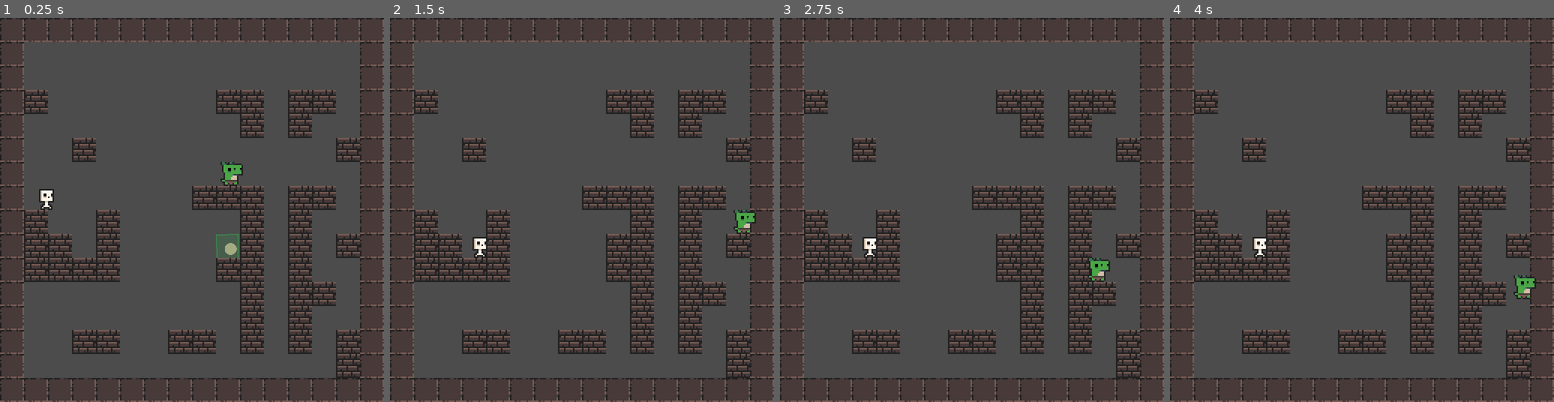
Above: before the commit, frames 1-4 (left to right).
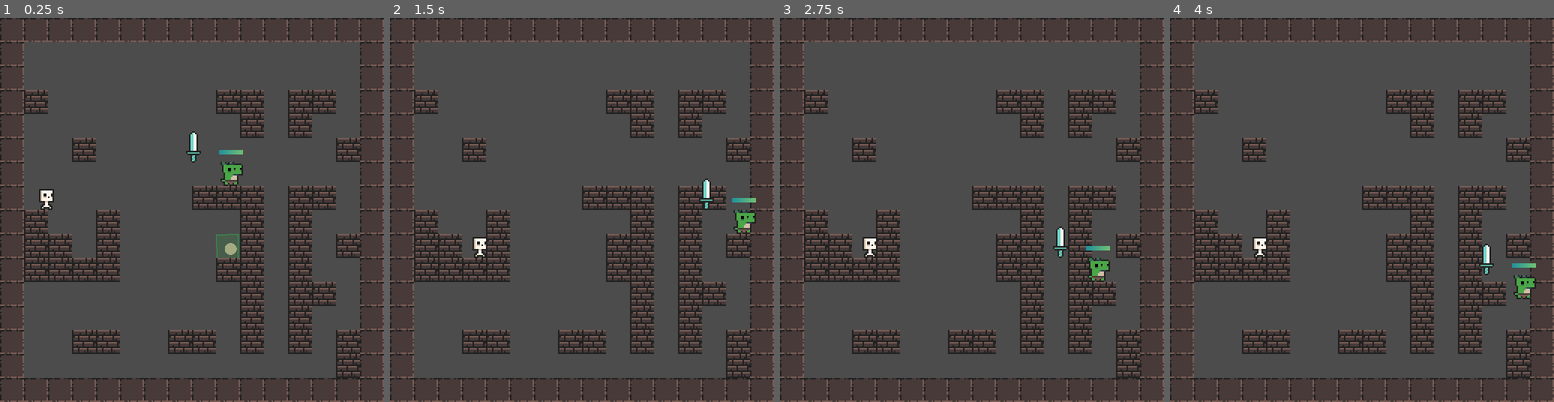
Above: after the commit, the same moments.

Repository: michsa/dinosaur-jumping
Game: Godot game, scene res://tower.tscn
Two runs of this game, one before a commit and one after it. Both use one fixed random seed, a clock stepped at 60 frames per second and the inputs below. The engine's default icon, where the game draws it, is replaced by a stand-in: a white triangle on a blue panel in a dark square.
Inputs (mouse positions are in pixels of both pictures, inside the frame that each line leads up to):
- Up to frame 1 (0.25 s): no input
- Up to frame 2 (1.5 s): move the mouse to (666, 190) at 0.52 s; press the mouse at (666, 190) at 0.53 s; hold D (right) from 0.53 s (still down); tap Space (jump) at 0.77 s; move the mouse to (505, 229) at 1.27 s; release the mouse at (505, 229) at 1.28 s; right-click (505, 229) at 1.35 s
- Up to frame 3 (2.75 s): tap Space (jump) at 1.52 s; move the mouse to (1010, 125) at 2.02 s; release D (right) at 2.03 s; press the mouse at (1010, 125) at 2.03 s; hold A (left) from 2.03 s (still down)
- Up to frame 4 (4 s): move the mouse to (1342, 286) at 2.77 s; release A (left) at 2.78 s; release the mouse at (1342, 286) at 2.78 s; hold D (right) from 2.78 s (still down); right-click (1342, 286) at 2.85 s; tap Space (jump) at 3.02, 3.77 s; move the mouse to (1477, 267) at 3.52 s; press the mouse at (1477, 267) at 3.53 s

The runs differ from the first frame. In frame 1, 0.3% of the frame differs, in the area x 48-64%, y 29-38%; in frame 2, 0.2%; in frame 3, 0.3%; in frame 4, 0.3%.

Commit message:
add sword + hp bar

Diff:
--- a/player.gd
+++ b/player.gd
@@ -3,6 +3,8 @@
 var MAX_RUN_SPEED = 150
 var MAX_JUMP_SPEED = 400
 var GRAVITY = 200
+
+var hp = 100
 
 var run_speed = 0
 var jump_speed = 0
@@ -14,6 +16,8 @@
 	return position + $cursor.cast_to
 
 func _physics_process(delta):
+	$hp_bar.value = hp
+
 	var right = Input.is_action_pressed('right')
 	var left = Input.is_action_pressed('left')
 	var jumping = Input.is_action_pressed('jump')
--- a/player.tscn
+++ b/player.tscn
@@ -1,11 +1,15 @@
-[gd_scene load_steps=5 format=2]
+[gd_scene load_steps=7 format=2]
 
 [ext_resource path="res://0x72_DungeonTilesetII_v1.3.png" type="Texture" id=1]
 [ext_resource path="res://player.gd" type="Script" id=2]
 [ext_resource path="res://cursor.gd" type="Script" id=3]
+[ext_resource path="res://bluegreen.tres" type="Texture" id=4]
 
 [sub_resource type="RectangleShape2D" id=1]
 extents = Vector2( 4, 7 )
+
+[sub_resource type="RectangleShape2D" id=2]
+extents = Vector2( 3, 8 )
 
 [node name="player" type="KinematicBody2D"]
 position = Vector2( 113.984, 136.853 )
@@ -25,3 +29,34 @@
 
 [node name="cursor" type="RayCast2D" parent="."]
 script = ExtResource( 3 )
+
+[node name="weapon" type="Area2D" parent="."]
+position = Vector2( -24.9375, -18.1875 )
+
+[node name="Sprite" type="Sprite" parent="weapon"]
+texture = ExtResource( 1 )
+region_enabled = true
+region_rect = Rect2( 323, 26, 10, 21 )
+__meta__ = {
+"_edit_lock_": true
+}
+
+[node name="CollisionShape2D" type="CollisionShape2D" parent="weapon"]
+position = Vector2( 0, -3 )
+shape = SubResource( 2 )
+__meta__ = {
+"_edit_lock_": true
+}
+
+[node name="hp_bar" type="TextureProgress" parent="."]
+anchor_right = 1.0
+margin_left = -8.0
+margin_top = -16.0
+margin_right = 56.0
+margin_bottom = -15.0
+rect_scale = Vector2( 0.25, 3 )
+value = 100.0
+texture_progress = ExtResource( 4 )
+__meta__ = {
+"_edit_use_anchors_": false
+}
--- a/tower.tscn
+++ b/tower.tscn
@@ -139,3 +139,11 @@
 __meta__ = {
 "_edit_lock_": true
 }
+
+[node name="ui" type="Control" parent="."]
+anchor_right = 1.0
+anchor_bottom = 1.0
+
+[node name="TextureProgress" type="TextureProgress" parent="ui"]
+margin_right = 40.0
+margin_bottom = 40.0
